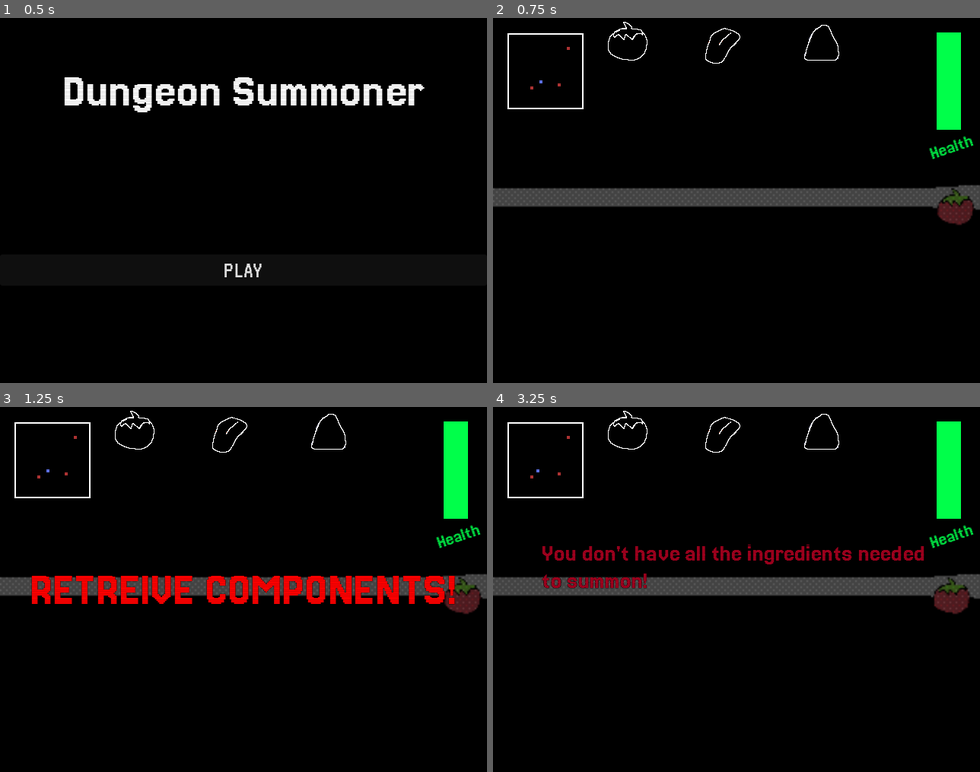
Above: before the commit, frames 1-4 (two rows, left to right).
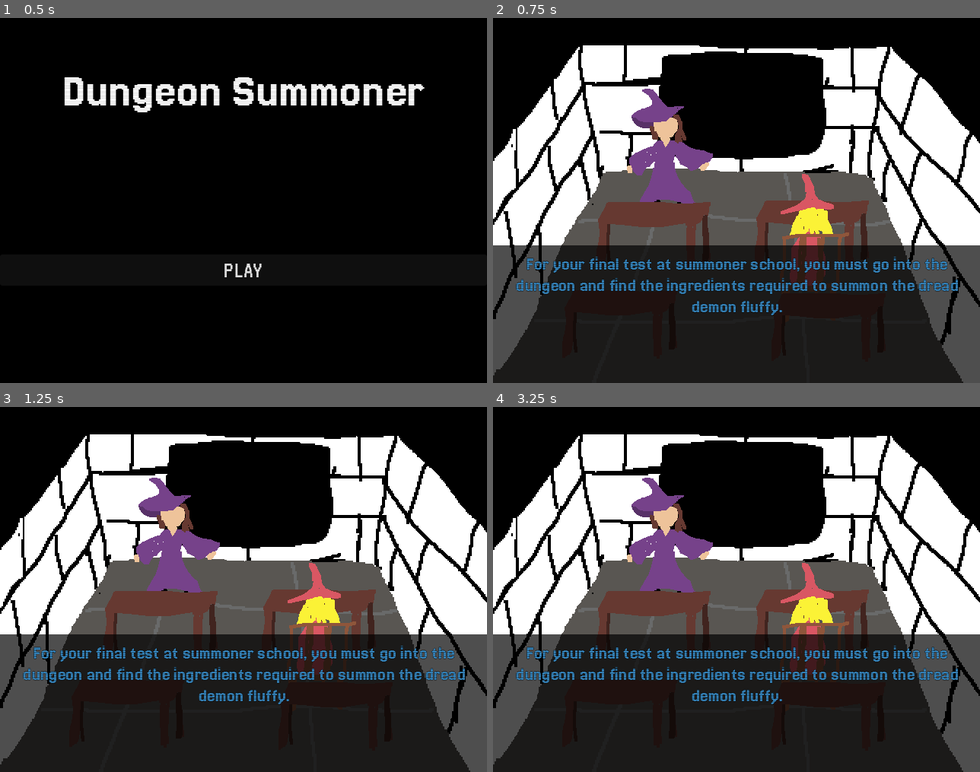
Above: after the commit, the same moments.

Repository: MagnusFurcifer/DungeonSummoner
Game: Godot game, scene res://screens/main_menu_screen/main_menu_screen.tscn
The game is run twice, just before and just after one commit, with the same random seed, the same clock (stepped at 60 frames per second) and the same inputs.
Inputs (mouse positions are in pixels of both pictures, inside the frame that each line leads up to):
- Up to frame 1 (0.5 s): no input
- Up to frame 2 (0.75 s): click "PLAY" at 0.5 s
- Up to frame 3 (1.25 s): no input
- Up to frame 4 (3.25 s): tap Enter at 1.25, 2.75 s; move the mouse to (843, 571) at 1.27 s; hold D (move_right) 1.28-2 s; tap Shift at 1.35, 2.85 s; click (843, 571) at 1.42 s; tap Space at 2 s; drag from (639, 607) to (712, 662) at 2.02 s; move the mouse to (785, 509) at 2.77 s; hold D (move_right) from 2.78 s (still down)

Frame 1 is identical in both runs. In frame 2, 72% of the frame differs, in the area x 0-100%, y 1-100%; in frame 3, 73%; in frame 4, 73%.
Error before the commit: Invalid call. Nonexistent 'Rect2i' constructor. (res://world_space/world/world.gd:25)

Commit message:
Commiting latest code

Diff:
--- a/dungeon_generator/dungeon_generator.gd
+++ b/dungeon_generator/dungeon_generator.gd
@@ -25,10 +25,24 @@
 @export var min_rooms_num : int = 3
 @export var max_rooms_num : int = 6
 
+
+var max_tries = 10
+var tries = 0
+
 func create_dungeon():
-	map.generate_level(MAP_SIZE)
-	generate_meshes()
+	var success = false
+	while tries < max_tries || !success:
+		map.generate_level(MAP_SIZE)
+		generate_meshes()
+		if test_map():
+			success = true
+			break
+		tries += 1
 
+func test_map():
+	if meshes.size() > 1:
+		return true
+	return false
 
 func get_player_spawn():
 	return map.spawn
--- a/entities/enemy.gd
+++ b/entities/enemy.gd
@@ -30,12 +30,15 @@
 			var res = search_for_player()
 			#print(res)
 			if res:
-				#print("FOUND PLAYER IN RAY")
+
 				if res.collider is PlayerController:
+					print("FOUND PLAYER IN RAY")
 					var target_path = find_path_to_player()
 					if target_path:
+						print("FOUND TARGET PATH IN ASTAR")
 						target_path.pop_front()
 						if !is_player_adjacent():
+							print("PLAYER NOT ADJACENT")
 							move_towards_player(target_path)
 
 
@@ -52,12 +55,26 @@
 		GameManager.player.hit(1)
 
 func move_towards_player(target_path):
-	print("MOVING TOWARDS PLAYER")
-	var target_dir = get_player_dir()
+	var next_step = target_path.pop_front()
+	if next_step:
+		var target_tile = Vector3(next_step.x * PlayerController.CELL_SIZE, self.global_position.y, next_step.y * PlayerController.CELL_SIZE)
+		var res = cast_ray_forward(target_tile)
+		if !res:
+			print("MOVED TOWARDS PLAYER: " + str(target_tile))
+			self.global_position = target_tile
 
-	var tgt_pos = Vector3(target_dir.x, 0, target_dir.y)
-	self.global_position += tgt_pos
-
+func cast_ray_forward(target_tile):
+	self.collision_layer = 0b0000
+	var ray_start = self.global_position
+	var ray_end = target_tile
+	var world3d : World3D = get_world_3d()
+	var space_state = world3d.direct_space_state
+	if space_state == null:
+		return null
+	var query = PhysicsRayQueryParameters3D.create(ray_start, ray_end, 0b1)
+	var tmp = space_state.intersect_ray(query)
+	self.collision_layer = 0b1011
+	return tmp
 
 func search_for_player():
 	if GameManager.player:
--- a/project.godot
+++ b/project.godot
@@ -27,6 +27,7 @@
 window/size/viewport_height=480
 window/stretch/mode="viewport"
 window/stretch/aspect="ignore"
+window/stretch/scale_mode="integer"
 
 [editor_plugins]
 
--- a/screens/end_scene/end_screen.gd
+++ b/screens/end_scene/end_screen.gd
@@ -3,9 +3,19 @@
 
 # Called when the node enters the scene tree for the first time.
 func _ready():
-	pass # Replace with function body.
+	$main_menu.visible = false
+	$Timer1.start()
 
 
-# Called every frame. 'delta' is the elapsed time since the previous frame.
-func _process(delta):
-	pass
+func _on_button_pressed():
+	get_tree().change_scene_to_file("res://screens/main_menu_screen/main_menu_screen.tscn")
+
+
+func _on_timer_1_timeout():
+	$intro_cut_scene/AnimatedSprite2D.play("play")
+
+
+func _on_animated_sprite_2d_animation_finished():
+	if $intro_cut_scene/AnimatedSprite2D.animation == "play":
+		$intro_cut_scene/AnimatedSprite2D.play("idle")
+		$main_menu.visible = true
--- a/screens/end_scene/end_screen.tscn
+++ b/screens/end_scene/end_screen.tscn
@@ -1,7 +1,71 @@
-[gd_scene load_steps=3 format=3 uid="uid://b4cccx6ecghd6"]
+[gd_scene load_steps=14 format=3 uid="uid://b4cccx6ecghd6"]
 
 [ext_resource type="Script" path="res://screens/end_scene/end_screen.gd" id="1_7tf0q"]
 [ext_resource type="FontFile" uid="uid://c5yyu0axuj3vo" path="res://assets/fonts/Jersey20-Regular.ttf" id="2_gf6t8"]
+[ext_resource type="Texture2D" uid="uid://dnioyk0iwrrkc" path="res://assets/cut_scenes/outtro1.png" id="2_sfn1c"]
+[ext_resource type="Texture2D" uid="uid://uuya1tv827r6" path="res://assets/cut_scenes/outtro2.png" id="3_jnbik"]
+[ext_resource type="Texture2D" uid="uid://bhpm0hy0kebvx" path="res://assets/cut_scenes/outtro3.png" id="4_nt0yc"]
+[ext_resource type="Texture2D" uid="uid://dssmhyyoc8tkm" path="res://assets/cut_scenes/outtro4.png" id="5_eiqkr"]
+[ext_resource type="Texture2D" uid="uid://d3x1et1g48u8a" path="res://assets/cut_scenes/outtro5.png" id="6_wcs8b"]
+[ext_resource type="Texture2D" uid="uid://y3su6453uoru" path="res://assets/cut_scenes/outtro6.png" id="7_3srgl"]
+[ext_resource type="Texture2D" uid="uid://vywy6eni23be" path="res://assets/cut_scenes/outtro7.png" id="8_eqhmq"]
+[ext_resource type="Texture2D" uid="uid://cd0iee7xdnghv" path="res://assets/cut_scenes/outtro8.png" id="9_qbax2"]
+[ext_resource type="Texture2D" uid="uid://bvryk8cavku35" path="res://assets/cut_scenes/outtro9.png" id="10_d6h5o"]
+[ext_resource type="Texture2D" uid="uid://xm4slaefeghq" path="res://assets/cut_scenes/outtro10.png" id="11_grwae"]
+
+[sub_resource type="SpriteFrames" id="SpriteFrames_qepwf"]
+animations = [{
+"frames": [{
+"duration": 1.0,
+"texture": ExtResource("11_grwae")
+}],
+"loop": true,
+"name": &"idle",
+"speed": 5.0
+}, {
+"frames": [{
+"duration": 1.0,
+"texture": ExtResource("2_sfn1c")
+}, {
+"duration": 1.0,
+"texture": ExtResource("3_jnbik")
+}, {
+"duration": 1.0,
+"texture": ExtResource("4_nt0yc")
+}, {
+"duration": 1.0,
+"texture": ExtResource("5_eiqkr")
+}, {
+"duration": 1.0,
+"texture": ExtResource("6_wcs8b")
+}, {
+"duration": 1.0,
+"texture": ExtResource("7_3srgl")
+}, {
+"duration": 1.0,
+"texture": ExtResource("8_eqhmq")
+}, {
+"duration": 1.0,
+"texture": ExtResource("9_qbax2")
+}, {
+"duration": 1.0,
+"texture": ExtResource("10_d6h5o")
+}, {
+"duration": 1.0,
+"texture": ExtResource("11_grwae")
+}],
+"loop": false,
+"name": &"play",
+"speed": 5.0
+}, {
+"frames": [{
+"duration": 1.0,
+"texture": ExtResource("2_sfn1c")
+}],
+"loop": true,
+"name": &"start",
+"speed": 5.0
+}]
 
 [node name="main_menu_screen" type="Control"]
 layout_mode = 3
@@ -26,7 +90,13 @@
 offset_right = 40.0
 offset_bottom = 40.0
 
+[node name="AnimatedSprite2D" type="AnimatedSprite2D" parent="intro_cut_scene"]
+sprite_frames = SubResource("SpriteFrames_qepwf")
+animation = &"play"
+centered = false
+
 [node name="main_menu" type="Control" parent="."]
+visible = false
 layout_mode = 1
 anchors_preset = 15
 anchor_right = 1.0
@@ -36,9 +106,11 @@
 
 [node name="VBoxContainer" type="VBoxContainer" parent="main_menu"]
 layout_mode = 1
-anchors_preset = 15
-anchor_right = 1.0
-anchor_bottom = 1.0
+anchors_preset = -1
+anchor_left = 0.0015625
+anchor_top = 0.585417
+anchor_right = 1.00156
+anchor_bottom = 1.58542
 grow_horizontal = 2
 grow_vertical = 2
 metadata/_edit_use_anchors_ = true
@@ -53,3 +125,16 @@
 theme_override_font_sizes/font_size = 64
 text = "Thanks for Playing "
 horizontal_alignment = 1
+
+[node name="Button" type="Button" parent="main_menu/VBoxContainer"]
+layout_mode = 2
+theme_override_fonts/font = ExtResource("2_gf6t8")
+theme_override_font_sizes/font_size = 32
+text = "RESTART"
+
+[node name="Timer1" type="Timer" parent="."]
+one_shot = true
+
+[connection signal="animation_finished" from="intro_cut_scene/AnimatedSprite2D" to="." method="_on_animated_sprite_2d_animation_finished"]
+[connection signal="pressed" from="main_menu/VBoxContainer/Button" to="." method="_on_button_pressed"]
+[connection signal="timeout" from="Timer1" to="." method="_on_timer_1_timeout"]
--- a/screens/game_screen/game_screen.gd
+++ b/screens/game_screen/game_screen.gd
@@ -14,6 +14,7 @@
 	world_container.create_world(dunGen)
 	minimap.setup(dunGen)
 	$start_timer.start()
+	$AudioStreamPlayer.play()
 
 
 func _on_intro_sting_intro_finished():
--- a/screens/game_screen/game_screen.tscn
+++ b/screens/game_screen/game_screen.tscn
@@ -8,6 +8,7 @@
 [ext_resource type="PackedScene" uid="uid://kurp2yktvsw1" path="res://ui_systems/minimap.tscn" id="6_6gols"]
 [ext_resource type="PackedScene" uid="uid://bsi707ij05be" path="res://ui_systems/messages.tscn" id="7_n4b31"]
 [ext_resource type="PackedScene" uid="uid://dolo45jjkrgjc" path="res://ui_systems/inventory.tscn" id="8_qnmmi"]
+[ext_resource type="AudioStream" uid="uid://cuhxl6meik4ro" path="res://assets/bgm/bgm_drum_drone.wav" id="9_ws485"]
 
 [node name="game_screen" type="Control"]
 layout_mode = 3
@@ -61,6 +62,9 @@
 [node name="inventory" parent="." instance=ExtResource("8_qnmmi")]
 layout_mode = 1
 
+[node name="AudioStreamPlayer" type="AudioStreamPlayer" parent="."]
+stream = ExtResource("9_ws485")
+
 [connection signal="timeout" from="cards/card_use_delay" to="cards" method="_on_card_use_delay_timeout"]
 [connection signal="intro_finished" from="intro_sting" to="." method="_on_intro_sting_intro_finished"]
 [connection signal="timeout" from="start_timer" to="." method="_on_start_timer_timeout"]
--- /dev/null
+++ b/screens/main_menu_screen/intro_cut_scene.gd
@@ -0,0 +1,25 @@
+extends Control
+
+
+func _ready():
+	self.visible = false
+	$TextureRect/ColorRect/Label.visible = false
+	$TextureRect/ColorRect/Label2.visible = false
+
+func start():
+	$AudioStreamPlayer.play()
+	$Timer.start()
+	$TextureRect/ColorRect/Label.visible = true
+
+func change():
+	get_tree().change_scene_to_file("res://screens/game_screen/game_screen.tscn")
+
+
+func _on_timer_timeout():
+	$AudioStreamPlayer.play()
+	$TextureRect/ColorRect/Label2.visible = true
+	$Timer2.start()
+
+
+func _on_timer_2_timeout():
+	change()
--- a/screens/main_menu_screen/main_menu_screen.gd
+++ b/screens/main_menu_screen/main_menu_screen.gd
@@ -12,4 +12,6 @@
 
 
 func _on_button_pressed():
-	get_tree().change_scene_to_file("res://screens/game_screen/game_screen.tscn")
+	$main_menu.visible = false
+	$intro_cut_scene.visible = true
+	$intro_cut_scene.start()
--- a/screens/main_menu_screen/main_menu_screen.tscn
+++ b/screens/main_menu_screen/main_menu_screen.tscn
@@ -1,8 +1,11 @@
-[gd_scene load_steps=4 format=3 uid="uid://jwx11fwlmjtd"]
+[gd_scene load_steps=7 format=3 uid="uid://jwx11fwlmjtd"]
 
 [ext_resource type="Script" path="res://screens/main_menu_screen/main_menu_screen.gd" id="1_nlql1"]
 [ext_resource type="FontFile" uid="uid://c5yyu0axuj3vo" path="res://assets/fonts/Jersey20-Regular.ttf" id="1_paig5"]
 [ext_resource type="FontFile" uid="uid://bm17vguwia5j3" path="res://assets/fonts/VT323-Regular.ttf" id="2_86g4g"]
+[ext_resource type="Script" path="res://screens/main_menu_screen/intro_cut_scene.gd" id="2_uridj"]
+[ext_resource type="Texture2D" uid="uid://cq44u3yk0ao7t" path="res://assets/cut_scenes/intro.png" id="3_635sf"]
+[ext_resource type="AudioStream" uid="uid://bxhlq8uqwd5mc" path="res://assets/sfx/talk.wav" id="5_alsnr"]
 
 [node name="main_menu_screen" type="Control"]
 layout_mode = 3
@@ -26,6 +29,66 @@
 anchors_preset = 0
 offset_right = 40.0
 offset_bottom = 40.0
+script = ExtResource("2_uridj")
+
+[node name="TextureRect" type="TextureRect" parent="intro_cut_scene"]
+layout_mode = 0
+offset_right = 40.0
+offset_bottom = 40.0
+texture = ExtResource("3_635sf")
+
+[node name="ColorRect" type="ColorRect" parent="intro_cut_scene/TextureRect"]
+custom_minimum_size = Vector2(620, 200)
+layout_mode = 0
+offset_left = -19.0
+offset_top = 299.0
+offset_right = 661.0
+offset_bottom = 499.0
+color = Color(0, 0, 0, 0.694118)
+
+[node name="Label" type="Label" parent="intro_cut_scene/TextureRect/ColorRect"]
+custom_minimum_size = Vector2(600, 400)
+layout_mode = 0
+offset_left = 40.0
+offset_top = 12.0
+offset_right = 640.0
+offset_bottom = 412.0
+theme_override_colors/font_color = Color(0.231373, 0.564706, 0.8, 1)
+theme_override_colors/font_outline_color = Color(0, 0, 0, 1)
+theme_override_constants/outline_size = 1
+theme_override_fonts/font = ExtResource("1_paig5")
+theme_override_font_sizes/font_size = 24
+text = "For your final test at summoner school, you must go into the dungeon and find the ingredients required to summon the dread demon fluffy.
+"
+horizontal_alignment = 1
+autowrap_mode = 3
+
+[node name="Label2" type="Label" parent="intro_cut_scene/TextureRect/ColorRect"]
+custom_minimum_size = Vector2(600, 400)
+layout_mode = 0
+offset_left = 41.0
+offset_top = 111.0
+offset_right = 641.0
+offset_bottom = 511.0
+theme_override_colors/font_color = Color(0.231373, 0.564706, 0.8, 1)
+theme_override_colors/font_outline_color = Color(0, 0, 0, 1)
+theme_override_constants/outline_size = 1
+theme_override_fonts/font = ExtResource("1_paig5")
+theme_override_font_sizes/font_size = 24
+text = "Be careful of the flame and water demons, summon their opposite elements to defeat them!"
+horizontal_alignment = 1
+autowrap_mode = 3
+
+[node name="Timer" type="Timer" parent="intro_cut_scene"]
+wait_time = 4.0
+one_shot = true
+
+[node name="Timer2" type="Timer" parent="intro_cut_scene"]
+wait_time = 4.0
+one_shot = true
+
+[node name="AudioStreamPlayer" type="AudioStreamPlayer" parent="intro_cut_scene"]
+stream = ExtResource("5_alsnr")
 
 [node name="main_menu" type="Control" parent="."]
 layout_mode = 1
@@ -66,4 +129,6 @@
 theme_override_font_sizes/font_size = 32
 text = "PLAY"
 
+[connection signal="timeout" from="intro_cut_scene/Timer" to="intro_cut_scene" method="_on_timer_timeout"]
+[connection signal="timeout" from="intro_cut_scene/Timer2" to="intro_cut_scene" method="_on_timer_2_timeout"]
 [connection signal="pressed" from="main_menu/VBoxContainer/MarginContainer2/Button" to="." method="_on_button_pressed"]
--- a/singletons/CardManager.gd
+++ b/singletons/CardManager.gd
@@ -9,6 +9,22 @@
 		"card_type" : 0,
 		"damage_type" : 0,
 		"color" : Color.RED
+	},
+	{
+		"image" : preload("res://assets/cards/flame_demon.png"),
+		"title" : "Flame Demon",
+		"description" : "Summon a Flame",
+		"card_type" : 0,
+		"damage_type" : 0,
+		"color" : Color.RED
+	},
+	{
+		"image" : preload("res://assets/cards/water_demon.png"),
+		"title" : "Water Demon",
+		"description" : "Summon Water",
+		"card_type" : 0,
+		"damage_type" : 1,
+		"color" : Color.BLUE
 	},
 	{
 		"image" : preload("res://assets/cards/water_demon.png"),
--- a/world_space/world/world.gd
+++ b/world_space/world/world.gd
@@ -22,11 +22,11 @@
 	load_astar()
 
 func load_astar():
-	astar_grid.region = Rect2i(0, 0, dunGen.MAP_SIZE, dunGen.MAP_SIZE)
+	astar_grid.region = Rect2i(0, 0, dunGen.MAP_SIZE.x, dunGen.MAP_SIZE.y)
 	astar_grid.diagonal_mode = AStarGrid2D.DIAGONAL_MODE_NEVER
 	astar_grid.update()
 	var map = dunGen.map.get_map()
-	for x in map:
-		for y in map[x]:
-			if y.type in [DungeonGenerator.CELL_TYPES.BRICK_WALL]:
+	for x in map.size():
+		for y in map[x].size():
+			if map[x][y].type in [DungeonGenerator.CELL_TYPES.BRICK_WALL]:
 				astar_grid.set_point_solid(Vector2(x, y))
Binary file added: assets/cut_scenes/Sprite-0027.png
Binary file added: assets/cut_scenes/intro.aseprite
Binary file added: assets/cut_scenes/intro.png
Binary file added: assets/cut_scenes/outtro.aseprite
Binary file added: assets/cut_scenes/outtro1.png
Binary file added: assets/cut_scenes/outtro10.png
Binary file added: assets/cut_scenes/outtro2.png
Binary file added: assets/cut_scenes/outtro3.png
Binary file added: assets/cut_scenes/outtro4.png
Binary file added: assets/cut_scenes/outtro5.png
Binary file added: assets/cut_scenes/outtro6.png
Binary file added: assets/cut_scenes/outtro7.png
(and 18 more such lines)
